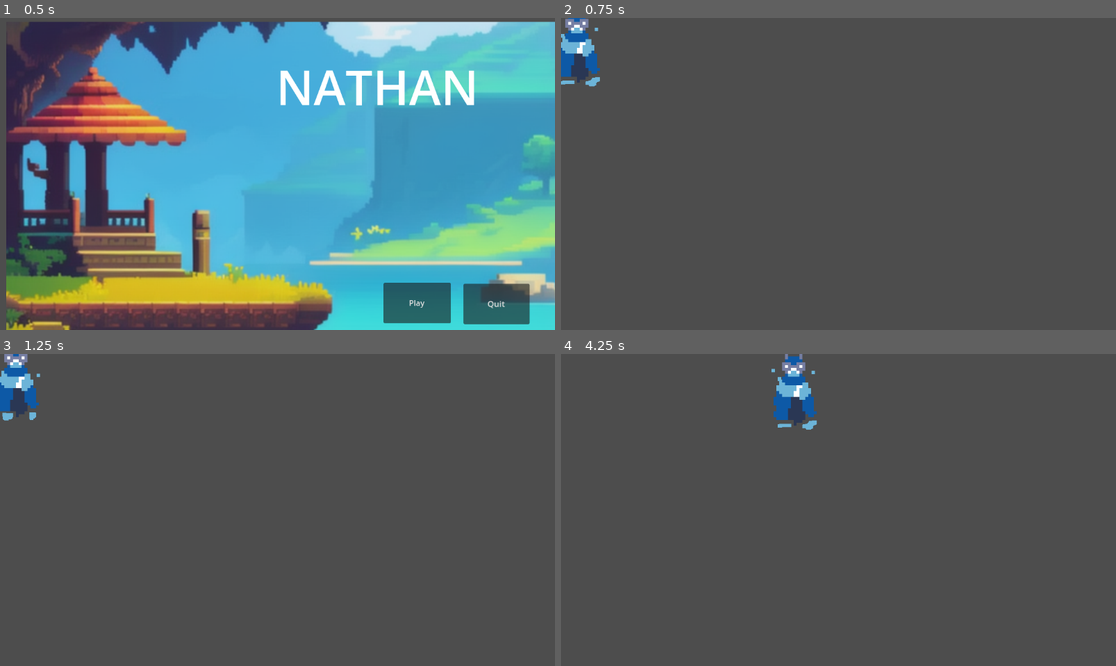
Above: before the commit, frames 1-4 (two rows, left to right).
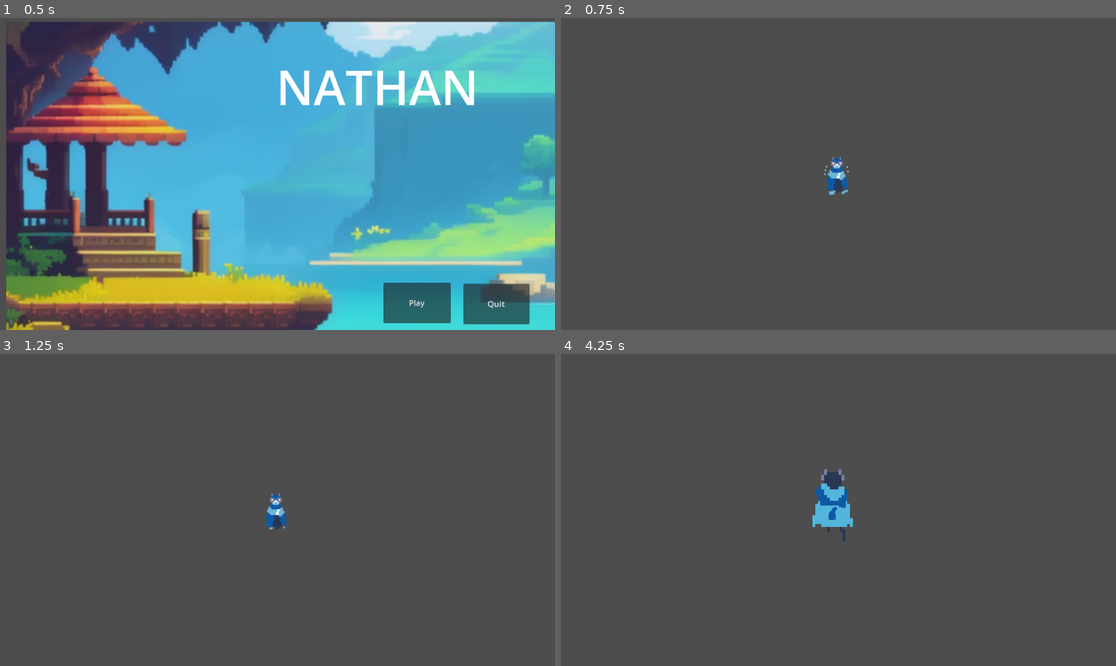
Above: after the commit, the same moments.

Repository: BlueKoiiiiii/Nathan
Game: Godot game, scene res://main_menu.tscn
Same seed, same stepped clock (60 frames per second), same inputs: the game is played once before the commit and once after it.
Inputs:
- Up to frame 1 (0.5 s): no input
- Up to frame 2 (0.75 s): click "Play" at 0.5 s
- Up to frame 3 (1.25 s): no input
- Up to frame 4 (4.25 s): hold Right (ui_right) 1.28-2.03 s; hold Down (ui_down) 2.03-2.78 s; hold Right (ui_right) 2.78-3.53 s; hold Up (ui_up) from 3.53 s (still down)

Frame 1 is identical in both runs. In frame 2, 1.5% of the frame differs, in the area x 0-52%, y 0-57%; in frame 3, 1.4%; in frame 4, 2.3%, in the area x 37-53%, y 0-61%.

Commit message:
Title screen

Diff:
--- a/main_player.gd
+++ b/main_player.gd
@@ -5,7 +5,7 @@
 
 # Get the gravity from the project settings to be synced with RigidBody nodes.
 
-@onready var anim = get_node("AnimatedSprite2D")
+@onready var anim = get_node("AnimationPlayer")
 
 func _physics_process(delta):
 	# Add the gravity.
@@ -14,19 +14,22 @@
 	var ydirection = Input.get_axis("ui_up", "ui_down")
 	if ydirection:
 		velocity.y = ydirection * SPEED
-		if velocity.y < 0:
-			anim.play("Forward")
-		if velocity.y > 0:
-			anim.play("Downward")
+		if velocity.x == 0:
+			if velocity.y < 0:
+				anim.play("Up")
+			if velocity.y > 0:
+				anim.play("Down")
 	else: velocity.y = move_toward(velocity.y, 0, SPEED)
 	var direction = Input.get_axis("ui_left", "ui_right")
 	if direction:
 		velocity.x = direction * SPEED
-		if velocity.x < 0:
-			anim.play("Left")
-		if velocity.x > 0:
-			anim.play("Right")
+		if velocity.y ==0:
+			if velocity.x > 0:
+				anim.play("Right")
+			if velocity.x < 0:
+				anim.play("Left")
 	else:
 		velocity.x = move_toward(velocity.x, 0, SPEED)
-		anim.play("Idle")
+		if velocity.y ==0:
+			anim.play("Idle")
 	move_and_slide()
--- a/main_player.tscn
+++ b/main_player.tscn
@@ -1,20 +1,27 @@
-[gd_scene load_steps=25 format=3 uid="uid://bvn0sp1650eej"]
+[gd_scene load_steps=39 format=3 uid="uid://bvn0sp1650eej"]
 
 [ext_resource type="Script" path="res://main_player.gd" id="1_nnhf4"]
 [ext_resource type="Texture2D" uid="uid://3b4p6dp2234k" path="res://Spirtes/CHaracter/waterleftsprite_0.png" id="2_7rtn4"]
 [ext_resource type="Texture2D" uid="uid://ox405agyqle1" path="res://Spirtes/CHaracter/Top/sprite_0.png" id="2_lk0ts"]
+[ext_resource type="Texture2D" uid="uid://dhx4w5bbw73em" path="res://Spirtes/CHaracter/Down/waterdown0.png" id="2_ppq0w"]
 [ext_resource type="Texture2D" uid="uid://cpw6ko22oieha" path="res://Spirtes/CHaracter/waterleftsprite_1.png" id="3_evw3p"]
+[ext_resource type="Texture2D" uid="uid://cifr5kf5e58b5" path="res://Spirtes/CHaracter/Down/waterdown1.png" id="3_jgtta"]
 [ext_resource type="Texture2D" uid="uid://bebs8o3nevlh0" path="res://Spirtes/CHaracter/Top/sprite_1.png" id="3_r3baf"]
 [ext_resource type="Texture2D" uid="uid://des0nultj4ur8" path="res://Spirtes/CHaracter/waterleftsprite_2.png" id="4_41yua"]
 [ext_resource type="Texture2D" uid="uid://boqun784hee32" path="res://Spirtes/CHaracter/Top/sprite_2.png" id="4_43fjh"]
+[ext_resource type="Texture2D" uid="uid://cjr8dh3y1txsq" path="res://Spirtes/CHaracter/Down/waterdown2.png" id="4_53ksy"]
 [ext_resource type="Texture2D" uid="uid://dvogxjks4007h" path="res://Spirtes/CHaracter/Top/sprite_3.png" id="5_4rjiw"]
+[ext_resource type="Texture2D" uid="uid://dnlvqd7a4kh62" path="res://Spirtes/CHaracter/Down/waterdown3.png" id="5_6ulld"]
 [ext_resource type="Texture2D" uid="uid://chj3dwidqd2m3" path="res://Spirtes/CHaracter/waterleftsprite_3.png" id="5_osjiy"]
 [ext_resource type="Texture2D" uid="uid://dhsgectia61i0" path="res://Spirtes/CHaracter/WaterRight/Water RIghtsprite_0.png" id="6_gwob5"]
+[ext_resource type="Texture2D" uid="uid://dnpjxgii5asjy" path="res://Spirtes/CHaracter/Down/waterdown4.png" id="6_m45fe"]
 [ext_resource type="Texture2D" uid="uid://ngaiitd63l05" path="res://Spirtes/CHaracter/Top/sprite_4.png" id="6_u11a6"]
+[ext_resource type="Texture2D" uid="uid://bblqn3negbwos" path="res://Spirtes/CHaracter/Down/waterdown5.png" id="7_288t2"]
 [ext_resource type="Texture2D" uid="uid://b6u6s87of4g4u" path="res://Spirtes/CHaracter/WaterRight/Water RIghtsprite_1.png" id="7_iwsvo"]
 [ext_resource type="Texture2D" uid="uid://cwc7vtrdpe826" path="res://Spirtes/CHaracter/Idle/sprite_0.png" id="7_jww5k"]
 [ext_resource type="Texture2D" uid="uid://cumcgxfmgd7ti" path="res://Spirtes/CHaracter/Idle/sprite_1.png" id="8_1jyyl"]
 [ext_resource type="Texture2D" uid="uid://ch0mrboeaq8tm" path="res://Spirtes/CHaracter/WaterRight/Water RIghtsprite_3.png" id="8_06nfu"]
+[ext_resource type="Texture2D" uid="uid://bqedtwyje3xyr" path="res://Spirtes/CHaracter/Down/waterdown6.png" id="8_yue5t"]
 [ext_resource type="Texture2D" uid="uid://c7s1dl30edoio" path="res://Spirtes/CHaracter/Idle/sprite_2.png" id="9_3epd6"]
 [ext_resource type="Texture2D" uid="uid://cgt214c7604wd" path="res://Spirtes/CHaracter/WaterRight/Water RIghtsprite_2.png" id="9_6x5bu"]
 [ext_resource type="Texture2D" uid="uid://dn58wki1uryaw" path="res://Spirtes/CHaracter/Idle/sprite_3.png" id="10_piw8t"]
@@ -27,7 +34,28 @@
 
 [sub_resource type="SpriteFrames" id="SpriteFrames_lsisl"]
 animations = [{
-"frames": [],
+"frames": [{
+"duration": 1.0,
+"texture": ExtResource("2_ppq0w")
+}, {
+"duration": 1.0,
+"texture": ExtResource("3_jgtta")
+}, {
+"duration": 1.0,
+"texture": ExtResource("4_53ksy")
+}, {
+"duration": 1.0,
+"texture": ExtResource("5_6ulld")
+}, {
+"duration": 1.0,
+"texture": ExtResource("6_m45fe")
+}, {
+"duration": 1.0,
+"texture": ExtResource("7_288t2")
+}, {
+"duration": 1.0,
+"texture": ExtResource("8_yue5t")
+}],
 "loop": true,
 "name": &"Downward",
 "speed": 5.0
@@ -115,6 +143,187 @@
 "name": &"Right",
 "speed": 5.0
 }]
+
+[sub_resource type="Animation" id="Animation_my4q1"]
+resource_name = "Idle"
+length = 0.8
+loop_mode = 1
+tracks/0/type = "value"
+tracks/0/imported = false
+tracks/0/enabled = true
+tracks/0/path = NodePath("../AnimatedSprite2D:animation")
+tracks/0/interp = 1
+tracks/0/loop_wrap = true
+tracks/0/keys = {
+"times": PackedFloat32Array(0),
+"transitions": PackedFloat32Array(1),
+"update": 1,
+"values": [&"Idle"]
+}
+tracks/1/type = "value"
+tracks/1/imported = false
+tracks/1/enabled = true
+tracks/1/path = NodePath("../AnimatedSprite2D:frame")
+tracks/1/interp = 1
+tracks/1/loop_wrap = true
+tracks/1/keys = {
+"times": PackedFloat32Array(0, 0.1, 0.2, 0.3, 0.4, 0.5, 0.6, 0.7),
+"transitions": PackedFloat32Array(1, 1, 1, 1, 1, 1, 1, 1),
+"update": 1,
+"values": [0, 1, 2, 3, 4, 5, 6, 7]
+}
+
+[sub_resource type="Animation" id="Animation_v37xk"]
+resource_name = "Right"
+length = 0.45
+loop_mode = 1
+tracks/0/type = "value"
+tracks/0/imported = false
+tracks/0/enabled = true
+tracks/0/path = NodePath("../AnimatedSprite2D:animation")
+tracks/0/interp = 1
+tracks/0/loop_wrap = true
+tracks/0/keys = {
+"times": PackedFloat32Array(0),
+"transitions": PackedFloat32Array(1),
+"update": 1,
+"values": [&"Right"]
+}
+tracks/1/type = "value"
+tracks/1/imported = false
+tracks/1/enabled = true
+tracks/1/path = NodePath("../AnimatedSprite2D:frame")
+tracks/1/interp = 1
+tracks/1/loop_wrap = true
+tracks/1/keys = {
+"times": PackedFloat32Array(0, 0.1, 0.2, 0.3),
+"transitions": PackedFloat32Array(1, 1, 1, 1),
+"update": 1,
+"values": [0, 1, 2, 3]
+}
+
+[sub_resource type="Animation" id="Animation_ao6ku"]
+resource_name = "Left"
+length = 0.4
+loop_mode = 1
+tracks/0/type = "value"
+tracks/0/imported = false
+tracks/0/enabled = true
+tracks/0/path = NodePath("../AnimatedSprite2D:animation")
+tracks/0/interp = 1
+tracks/0/loop_wrap = true
+tracks/0/keys = {
+"times": PackedFloat32Array(0),
+"transitions": PackedFloat32Array(1),
+"update": 1,
+"values": [&"Left"]
+}
+tracks/1/type = "value"
+tracks/1/imported = false
+tracks/1/enabled = true
+tracks/1/path = NodePath("../AnimatedSprite2D:frame")
+tracks/1/interp = 1
+tracks/1/loop_wrap = true
+tracks/1/keys = {
+"times": PackedFloat32Array(0, 0.1, 0.2, 0.3),
+"transitions": PackedFloat32Array(1, 1, 1, 1),
+"update": 1,
+"values": [0, 1, 2, 3]
+}
+
+[sub_resource type="Animation" id="Animation_c8t32"]
+resource_name = "Up"
+length = 0.5
+tracks/0/type = "value"
+tracks/0/imported = false
+tracks/0/enabled = true
+tracks/0/path = NodePath("../AnimatedSprite2D:animation")
+tracks/0/interp = 1
+tracks/0/loop_wrap = true
+tracks/0/keys = {
+"times": PackedFloat32Array(0),
+"transitions": PackedFloat32Array(1),
+"update": 1,
+"values": [&"Forward"]
+}
+tracks/1/type = "value"
+tracks/1/imported = false
+tracks/1/enabled = true
+tracks/1/path = NodePath("../AnimatedSprite2D:frame")
+tracks/1/interp = 1
+tracks/1/loop_wrap = true
+tracks/1/keys = {
+"times": PackedFloat32Array(0, 0.1, 0.2, 0.3, 0.4),
+"transitions": PackedFloat32Array(1, 1, 1, 1, 1),
+"update": 1,
+"values": [0, 1, 2, 3, 4]
+}
+
+[sub_resource type="Animation" id="Animation_l08wf"]
+resource_name = "Down"
+length = 0.7
+loop_mode = 1
+tracks/0/type = "value"
+tracks/0/imported = false
+tracks/0/enabled = true
+tracks/0/path = NodePath("../AnimatedSprite2D:animation")
+tracks/0/interp = 1
+tracks/0/loop_wrap = true
+tracks/0/keys = {
+"times": PackedFloat32Array(0),
+"transitions": PackedFloat32Array(1),
+"update": 1,
+"values": [&"Downward"]
+}
+tracks/1/type = "value"
+tracks/1/imported = false
+tracks/1/enabled = true
+tracks/1/path = NodePath("../AnimatedSprite2D:frame")
+tracks/1/interp = 1
+tracks/1/loop_wrap = true
+tracks/1/keys = {
+"times": PackedFloat32Array(0, 0.1, 0.2, 0.3, 0.4, 0.5, 0.6),
+"transitions": PackedFloat32Array(1, 1, 1, 1, 1, 1, 1),
+"update": 1,
+"values": [0, 2, 3, 4, 5, 6, 6]
+}
+
+[sub_resource type="Animation" id="Animation_5xlbh"]
+length = 0.001
+tracks/0/type = "value"
+tracks/0/imported = false
+tracks/0/enabled = true
+tracks/0/path = NodePath("../AnimatedSprite2D:animation")
+tracks/0/interp = 1
+tracks/0/loop_wrap = true
+tracks/0/keys = {
+"times": PackedFloat32Array(0),
+"transitions": PackedFloat32Array(1),
+"update": 1,
+"values": [&"Idle"]
+}
+tracks/1/type = "value"
+tracks/1/imported = false
+tracks/1/enabled = true
+tracks/1/path = NodePath("../AnimatedSprite2D:frame")
+tracks/1/interp = 1
+tracks/1/loop_wrap = true
+tracks/1/keys = {
+"times": PackedFloat32Array(0),
+"transitions": PackedFloat32Array(1),
+"update": 1,
+"values": [0]
+}
+
+[sub_resource type="AnimationLibrary" id="AnimationLibrary_kljk4"]
+_data = {
+"Down": SubResource("Animation_l08wf"),
+"Idle": SubResource("Animation_my4q1"),
+"Left": SubResource("Animation_ao6ku"),
+"RESET": SubResource("Animation_5xlbh"),
+"Right": SubResource("Animation_v37xk"),
+"Up": SubResource("Animation_c8t32")
+}
 
 [node name="Main Player" type="CharacterBody2D"]
 script = ExtResource("1_nnhf4")
@@ -123,5 +332,17 @@
 shape = SubResource("RectangleShape2D_tcic8")
 
 [node name="AnimatedSprite2D" type="AnimatedSprite2D" parent="."]
+position = Vector2(-7, 9)
 sprite_frames = SubResource("SpriteFrames_lsisl")
 animation = &"Idle"
+
+[node name="Camera2D" type="Camera2D" parent="."]
+zoom = Vector2(0.5, 0.5)
+
+[node name="AnimationPlayer" type="AnimationPlayer" parent="."]
+root_node = NodePath("../Camera2D")
+libraries = {
+"": SubResource("AnimationLibrary_kljk4")
+}
+
+[node name="AnimationTree" type="AnimationTree" parent="."]
Binary file added: Spirtes/CHaracter/Down/waterdown0.png
Not shown, added: Spirtes/CHaracter/Down/waterdown0.png.import
Binary file added: Spirtes/CHaracter/Down/waterdown1.png
Not shown, added: Spirtes/CHaracter/Down/waterdown1.png.import
Binary file added: Spirtes/CHaracter/Down/waterdown2.png
Not shown, added: Spirtes/CHaracter/Down/waterdown2.png.import
Binary file added: Spirtes/CHaracter/Down/waterdown3.png
Not shown, added: Spirtes/CHaracter/Down/waterdown3.png.import
Binary file added: Spirtes/CHaracter/Down/waterdown4.png
Not shown, added: Spirtes/CHaracter/Down/waterdown4.png.import
Binary file added: Spirtes/CHaracter/Down/waterdown5.png
Not shown, added: Spirtes/CHaracter/Down/waterdown5.png.import
(and 2 more such lines)
